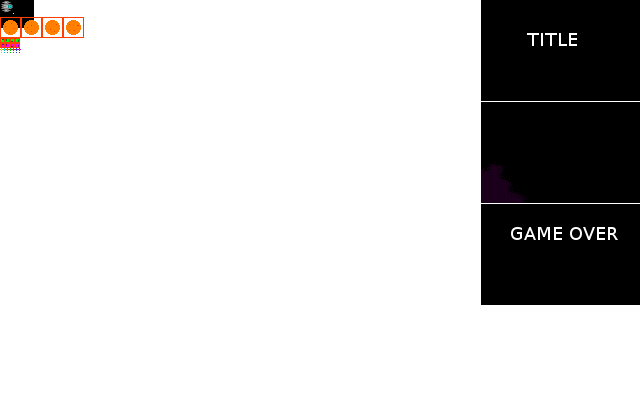
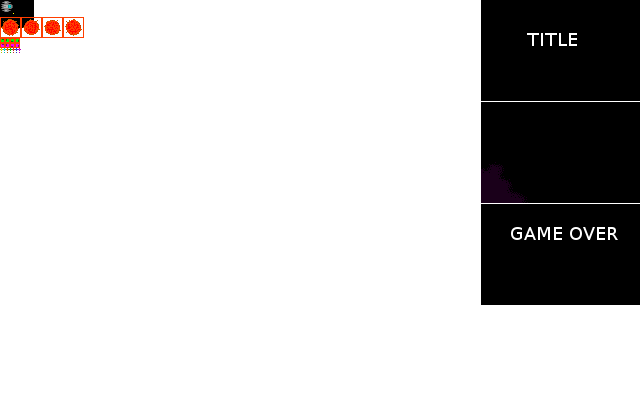
Revision of a layered 640x400 image; what changed, layer by layer:
painted on "Stuff" over 1, 19, 82, 36
